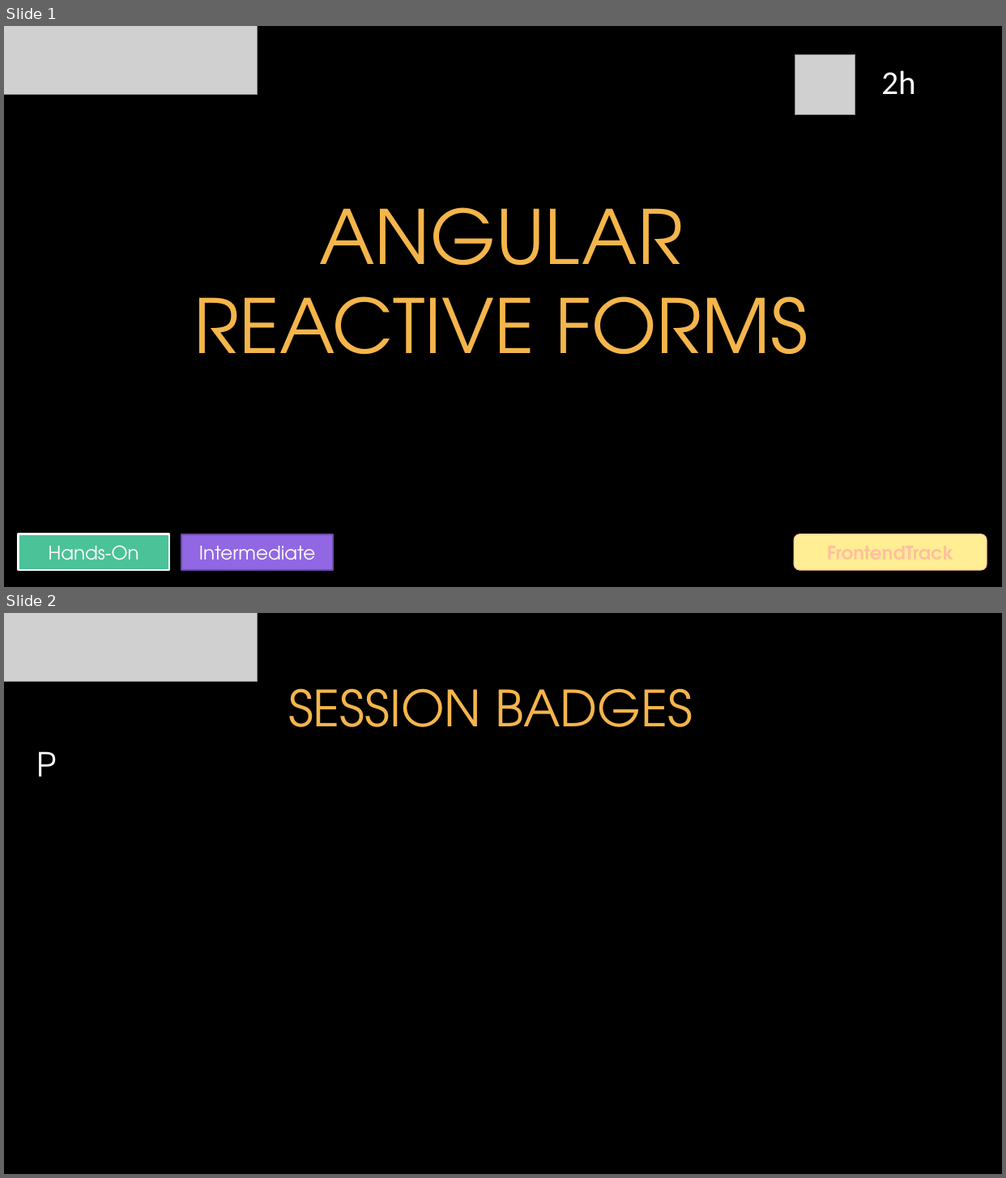
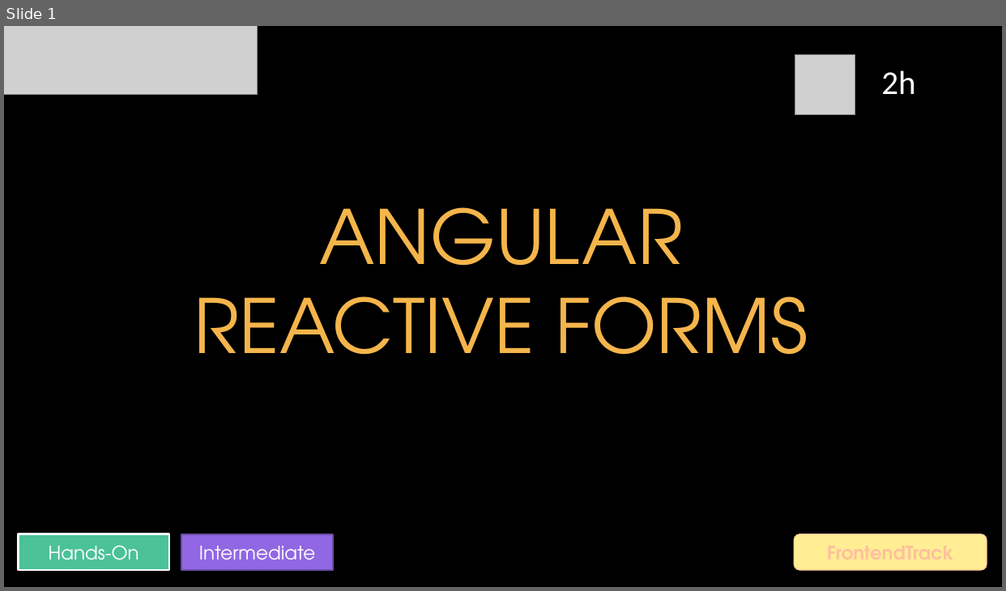
Before and after one commit to itenium-be/angular-reactive-forms, a slide deck: Angular-ReactiveForms.pptx. Shown one above the other, each under a label of ours: slides 1 and 2 before the commit, slide 1 after it. The pictures are 1006x1178 and 1006x591 pixels, drawn with LibreOffice and Linux fonts; fonts in the diff are those of the drawing; grey boxes stand for pictures; background and template pictures are left out. Boxes give left, top, right and bottom in pixels: in the first picture for what was removed or moved away, otherwise in the second. Text is boxed around its words. In the diff, an @@ line names an element or a change of style, - is before the commit and + after.

Commit message:
pptx:

```diff
--- a/Angular-ReactiveForms.pptx
+++ b/Angular-ReactiveForms.pptx
@@ slide 2 removed at bbox=[4, 613, 1002, 1174], background picture (left out) @@
@@ picture removed at bbox=[4, 613, 257, 682] @@
@@ title removed at bbox=[288, 688, 692, 727] @@
-SESSION BADGES
@@ text removed at bbox=[37, 752, 57, 777] @@
-P
```
